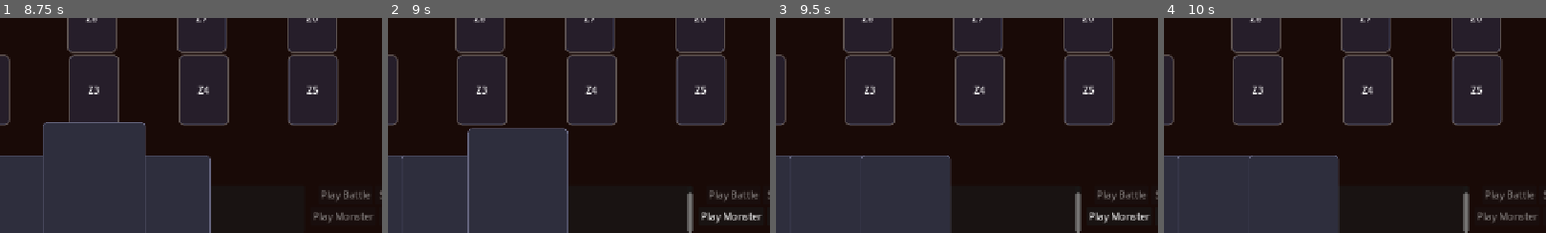
Above: before the commit, frames 1-4 (left to right).
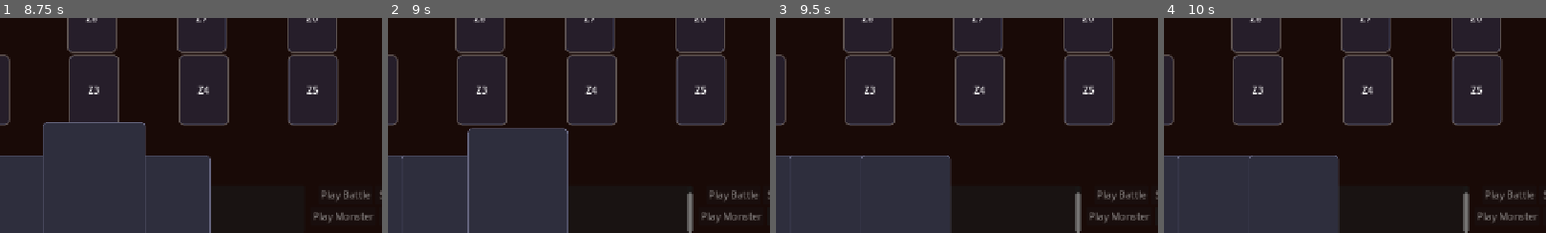
Above: after the commit, the same moments.

Repository: hunterdurbin/godzilla-sim
Game: Godot game, scene res://scenes/ui/MainMenu.tscn
Two runs of this game, one before a commit and one after it. Both use one fixed random seed, a clock stepped at 60 frames per second and the inputs below.
Inputs (mouse positions are % of the whole screen's width and height, from its top left):
- Up to frame 1 (8.75 s): click "Solo v Self" at 0.5 s; click "Play Monster" at 1.25 s; click "Cancel" at 2 s; click "Play Monster" at 2.75 s; tap Enter (ui_accept) every 0.75 s from 3.5 to 7.25 s; drag from (79, 16) to (60, 28) at 3.52 s; drag from (21, 67) to (45, 70) at 4.27 s; move the mouse to (12, 97) at 5.02 s; hold D 5.03-5.75 s; tap 3 at 5.1, 8.1 s; click (12, 97) at 5.17 s; drag from (22, 97) to (20, 35) at 5.77 s; drag from (31, 97) to (55, 50) at 6.52 s; drag from (41, 97) to (35, 25) at 7.27 s; move the mouse to (50, 97) at 8.02 s; hold S from 8.03 s (still down); click (50, 97) at 8.17 s
- Up to frame 2 (9 s): release S at 8.75 s; drag from (59, 97) to (30, 55) at 8.77 s
- Up to frame 3 (9.5 s): no input
- Up to frame 4 (10 s): click "Gain Rage" at 9.5 s
The pictures show only the part of the screen within x 38-88%, y 50-100%; the shares and areas given below are measured in that part.

Frame 1 is identical in both runs. In frame 2, 0.4% of the frame differs, in the area x 82-98%, y 90-96%; in frame 3, 0.4%; in frame 4, nothing differs.

Commit message:
Fix multiple monsters being played a turn

Diff:
--- a/scripts/action_handler.gd
+++ b/scripts/action_handler.gd
@@ -252,8 +252,8 @@
 	if is_burst_play:
 		player.pre_burst_monster = old_monster
 		player.burst_monster = card
-	else:
-		player.has_played_monster_this_turn = true
+
+	player.has_played_monster_this_turn = true
 
 	player.current_monster = card
 	player.rage += 1
--- a/scripts/rules_engine.gd
+++ b/scripts/rules_engine.gd
@@ -112,17 +112,20 @@
 	if player.current_monster.has("trait"):
 		cur_traits.append(player.current_monster.get("trait"))
 
+	if player.has_played_monster_this_turn:
+		return indices
+
 	for i in range(player.hand.size()):
 		var card: Dictionary = player.hand[i]
 		if card.get("card_type") != CardEnums.CardType.MONSTER:
 			continue
 		if not card.get("trait") in cur_traits:
 			continue
-		# Normal play: same rank (limited to 1 per turn)
-		if card.get("rank") == cur_rank and not player.has_played_monster_this_turn:
-			indices.append(i)
-			continue
-		# Burst play: card's burst rank matches current monster rank (no per-turn limit)
+		# Normal play: same rank
+		if card.get("rank") == cur_rank:
+			indices.append(i)
+			continue
+		# Burst play: card's burst rank matches current monster rank
 		if _has_burst_for_rank(card, cur_rank):
 			indices.append(i)
 	return indices
@@ -192,12 +195,15 @@
 	if player.current_monster.has("trait"):
 		cur_traits.append(player.current_monster.get("trait"))
 
+	if player.has_played_monster_this_turn:
+		return false
+
 	for card in player.hand:
 		if card.get("card_type") != CardEnums.CardType.MONSTER:
 			continue
 		if not card.get("trait") in cur_traits:
 			continue
-		if card.get("rank") == cur_rank and not player.has_played_monster_this_turn:
+		if card.get("rank") == cur_rank:
 			return true
 		if _has_burst_for_rank(card, cur_rank):
 			return true
